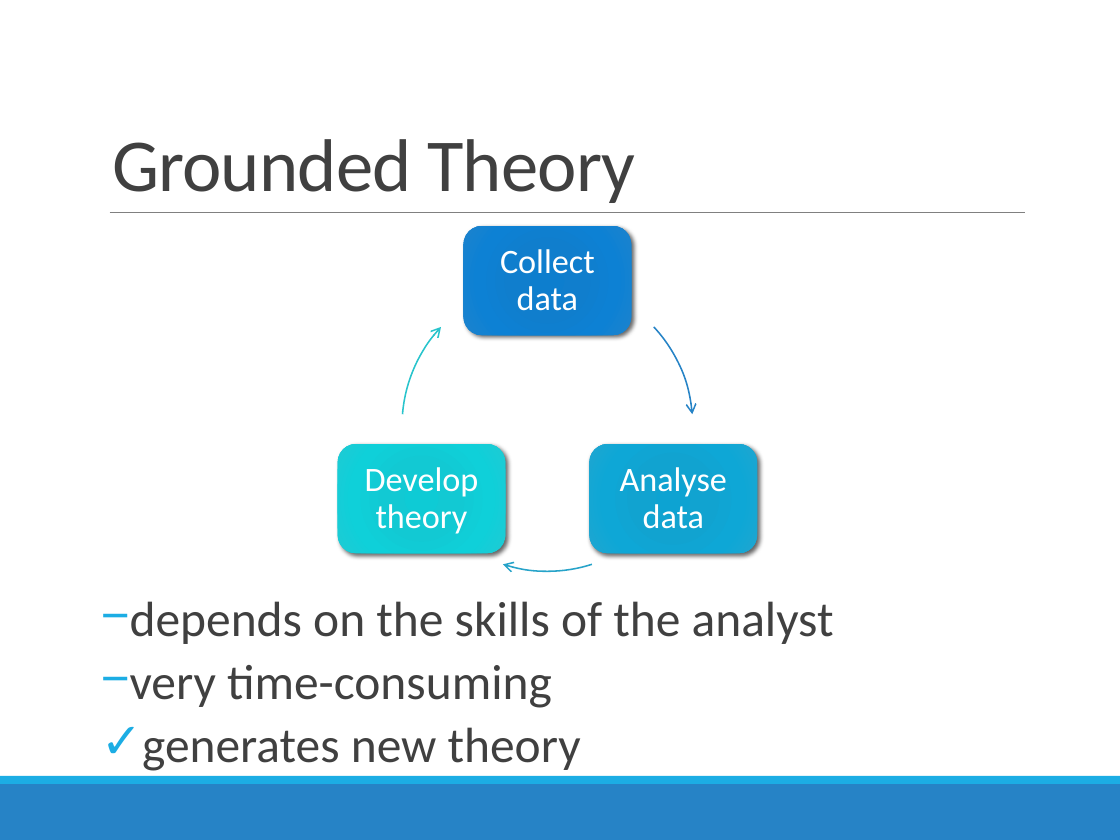
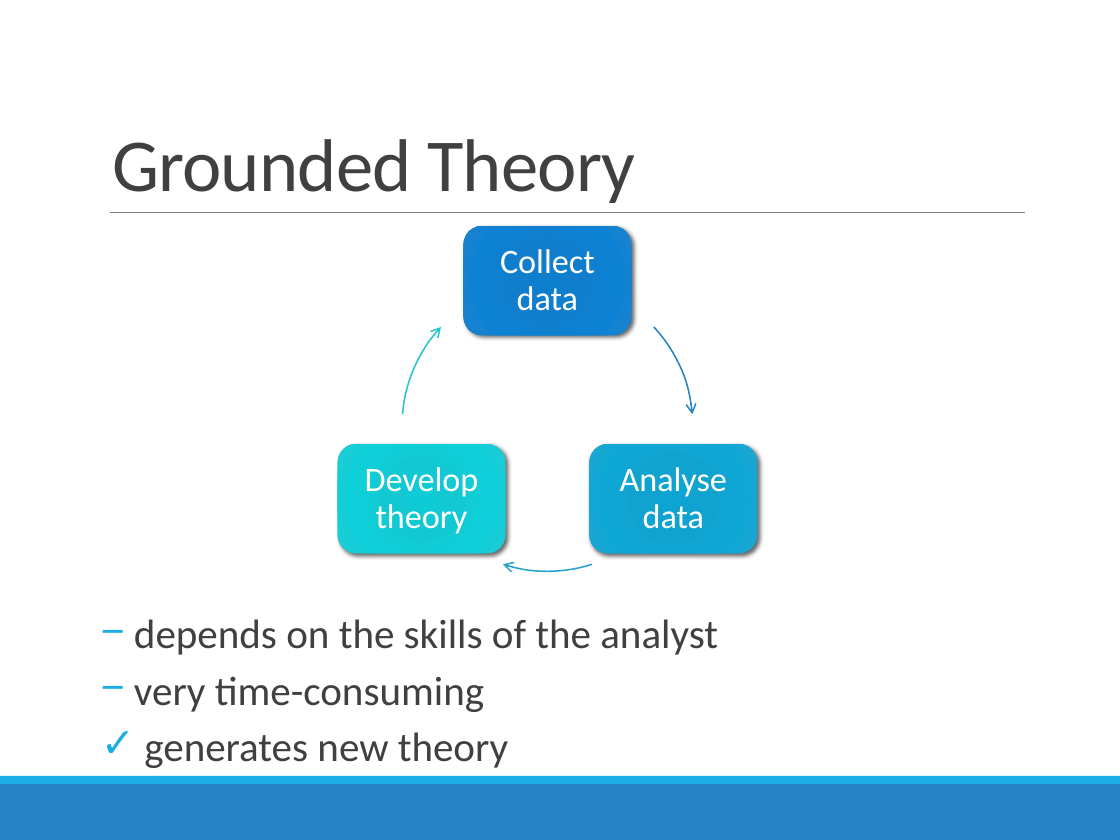
Before and after one commit to SweetyGott/HCIMonster, a slide deck: slide 2 of Impulsvortrag/4_Activity_Grounded_Hybrid_Theory.pptx. Drawn at 1120x840 pixels with LibreOffice and Linux fonts; fonts in the diff are those of the drawing. Boxes give left, top, right and bottom in pixels: in the first picture for what was removed or moved away, otherwise in the second. Text is boxed around its words. In the diff, an @@ line names an element or a change of style, - is before the commit and + after.

Commit message:
Some little fixes for the new design with my slides

```diff
--- a/Impulsvortrag/4_Activity_Grounded_Hybrid_Theory.pptx
+++ b/Impulsvortrag/4_Activity_Grounded_Hybrid_Theory.pptx
@@ text "depends on the skills of ..." at [134, 619, 718, 768]: size 31.8 to 26.4 pt @@
```
Also in this commit, not shown: 2 other slides changed.
